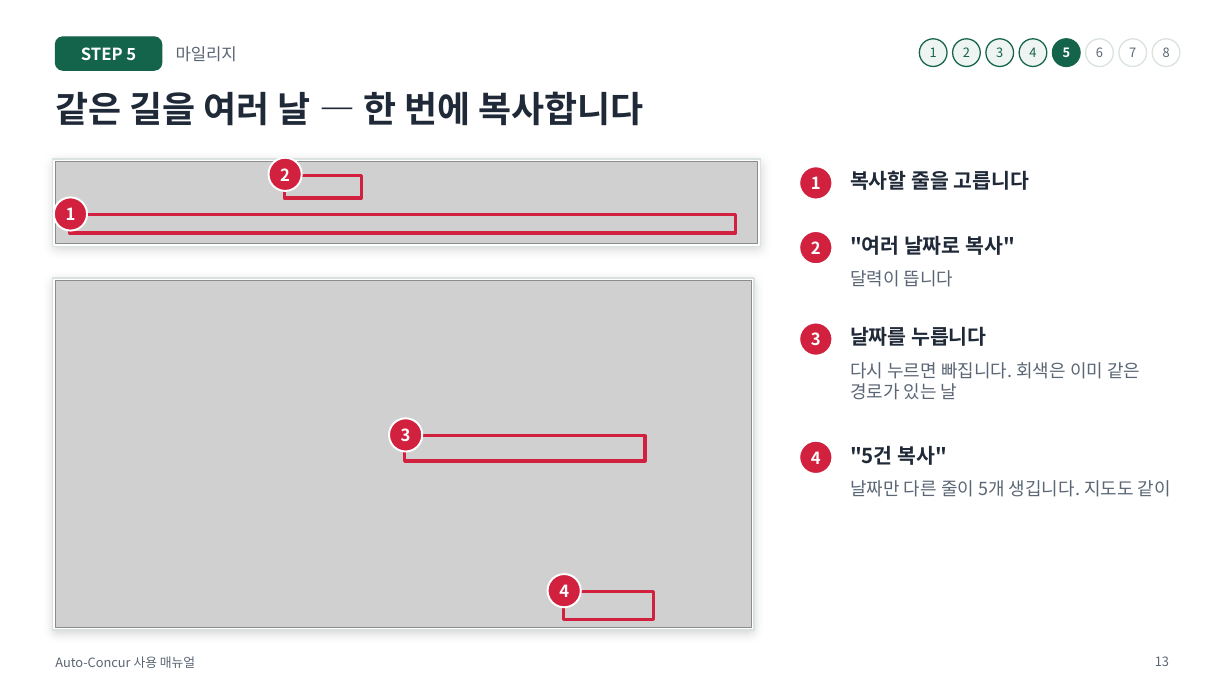
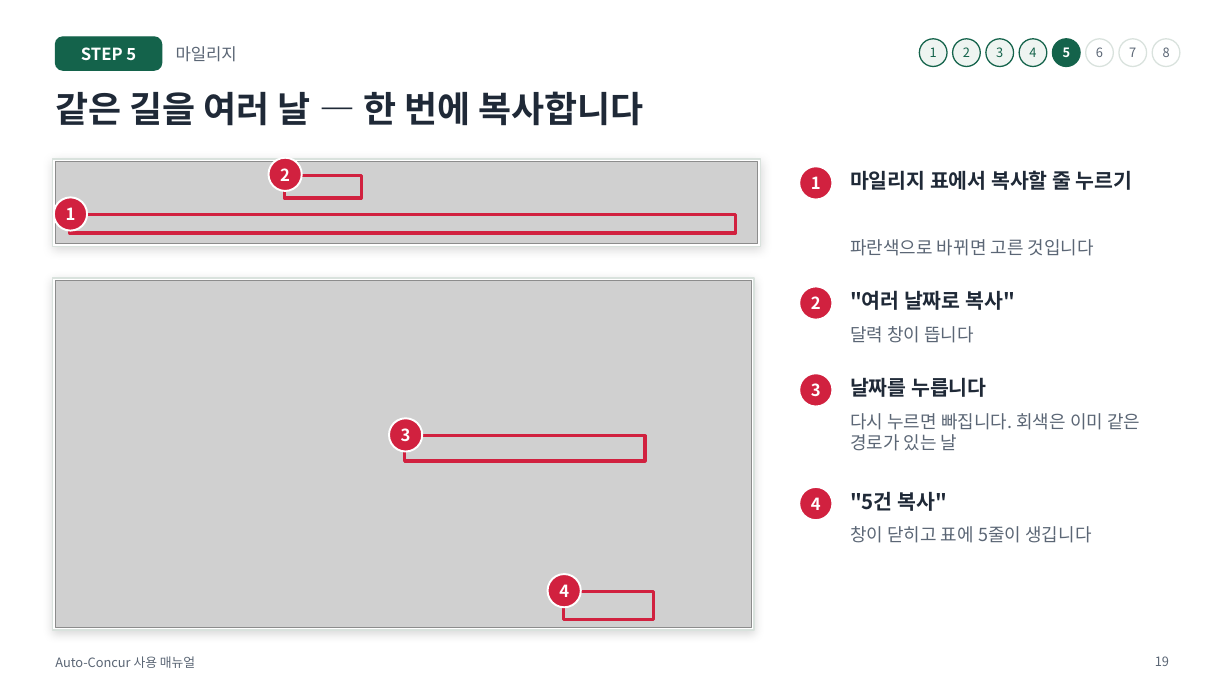
Before and after one commit to oks9924/Auto-Concur, a slide deck: slide 19 of docs/manual.pptx (slide 13 before the commit). Drawn at 1232x693 pixels with LibreOffice and Linux fonts; fonts in the diff are those of the drawing; grey boxes stand for pictures. Boxes give left, top, right and bottom in pixels: in the first picture for what was removed or moved away, otherwise in the second. Text is boxed around its words. In the diff, an @@ line names an element or a change of style, - is before the commit and + after.

```diff
--- a/docs/manual.pptx
+++ b/docs/manual.pptx
@@ text at <box>850,168,1133,194</box>: text changed @@
-복사할 줄을 고릅니다
+마일리지 표에서 복사할 줄 누르기
@@ text added at <box>850,239,1094,256</box>, 14 pt, text #5B6675 @@
+파란색으로 바뀌면 고른 것입니다
@@ text "2": place and size @@
-text "2" at <box>811,241,821,254</box>
+text "2" at <box>811,296,821,309</box>
@@ ellipse: place and size @@
-ellipse at <box>799,323,833,356</box>
+ellipse at <box>799,287,833,320</box>
@@ text ""여러 날짜로 복사"": place and size @@
-text ""여러 날짜로 복사"" at <box>850,235,1015,255</box>
+text ""여러 날짜로 복사"" at <box>850,290,1015,310</box>
@@ text at <box>850,326,974,343</box>: text changed @@
-달력이 뜹니다
+달력 창이 뜹니다
@@ 3 texts: place and size @@
-3 texts at <box>811,326,1140,400</box>
+3 texts at <box>811,377,1140,451</box>
@@ ellipse: place and size @@
-ellipse at <box>799,231,833,264</box>
+ellipse at <box>799,373,833,407</box>
@@ 2 texts, 1 ellipse: place and size @@
-2 texts, 1 ellipse at <box>799,441,947,474</box>
+2 texts, 1 ellipse at <box>799,487,947,520</box>
@@ text at <box>850,526,1091,543</box>: text changed @@
-날짜만 다른 줄이 5개 생깁니다. 지도도 같이
+창이 닫히고 표에 5줄이 생깁니다
@@ page number at <box>1155,656,1169,666</box>: text changed @@
-13
+19
```
Also in this commit, not shown: 15 other slides changed, 9 slides added, 11 other files.
